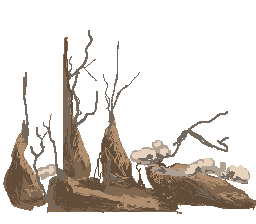
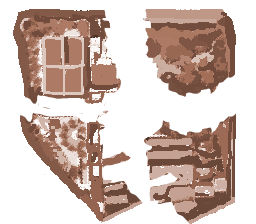
Comparing the layer stacks of the two 256 x 224 images. Changes:
added group "Agrupar 3" with 4 layers above "entulhos" over [13, 9, 236, 224]
added layer "Camada 21" in group "Agrupar 3" over [143, 9, 236, 97]
added layer "Camada 22" in group "Agrupar 3" over [143, 113, 236, 224]
added layer "Camada 23" in group "Agrupar 3" over [20, 107, 143, 223]
added layer "Camada 20" in group "Agrupar 3" over [13, 9, 123, 107]
hid group "entulhos" (4 layers) over [3, 29, 256, 214]
